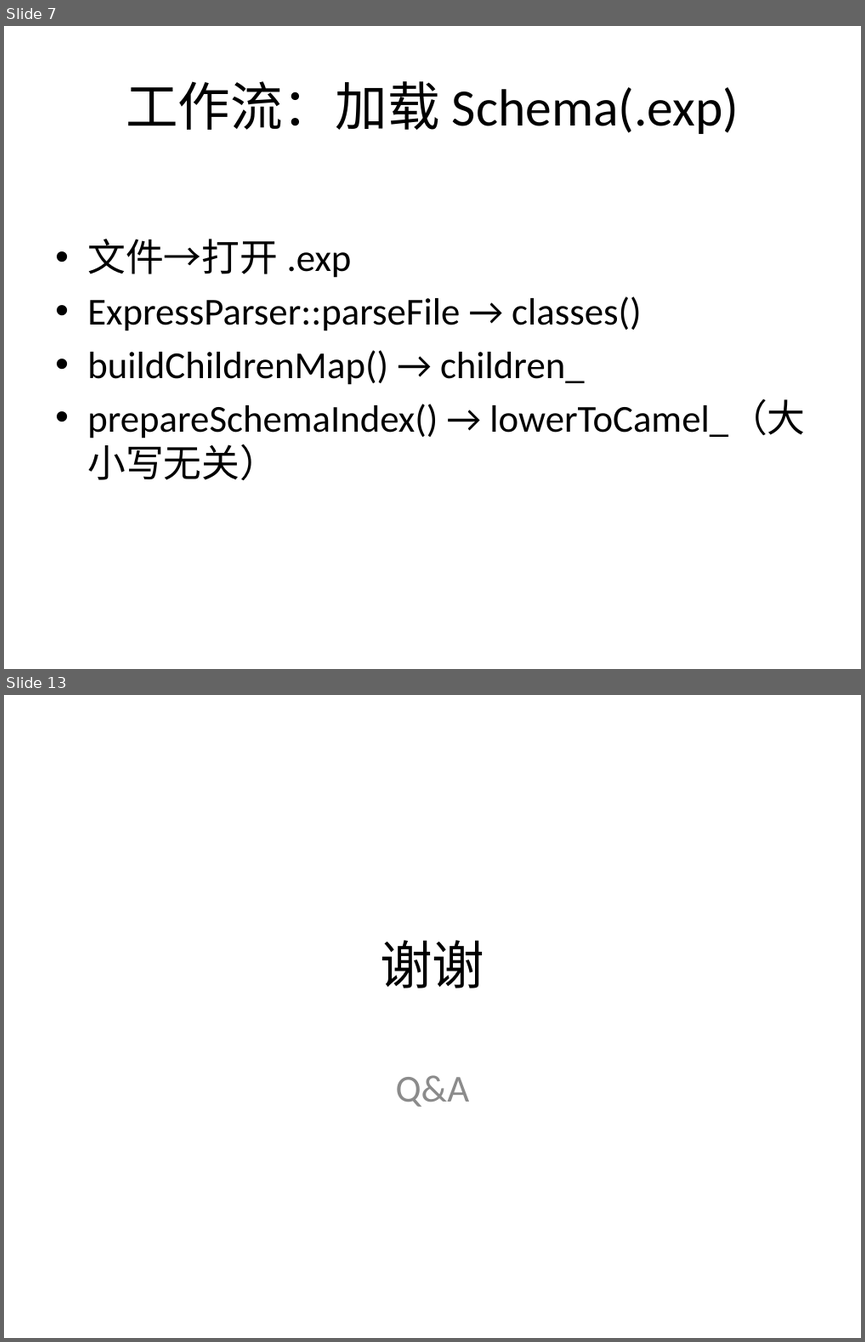
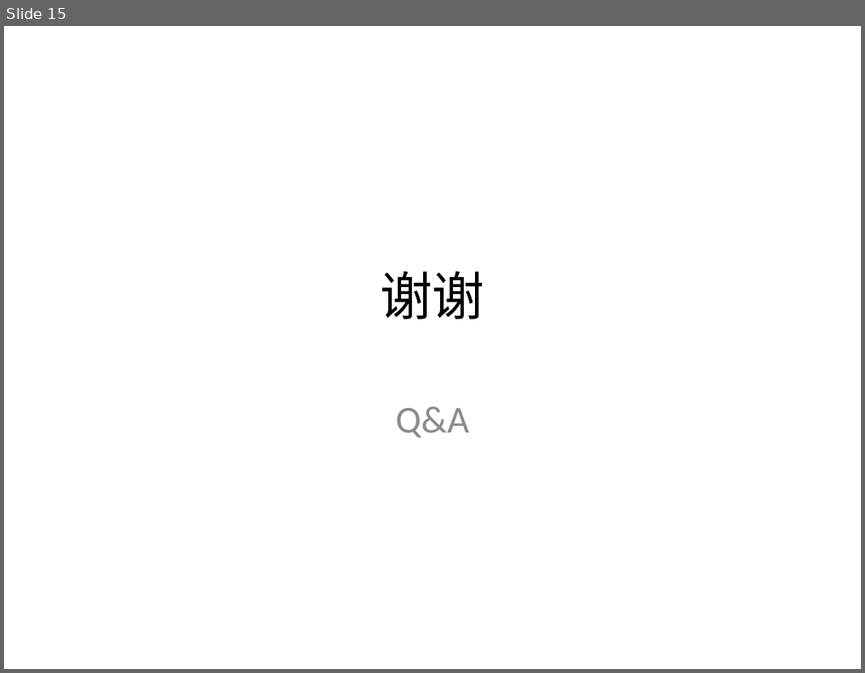
Before and after one commit to azadkong/TOT2025, a slide deck: TOT2025_presentation.pptx. Shown one above the other, each under a label of ours: slides 7 and 13 before the commit, slide 15 after it; the slides between them are not shown. The pictures are 865x1342 and 865x673 pixels, drawn with LibreOffice and Linux fonts; fonts in the diff are those of the drawing. Boxes give left, top, right and bottom in pixels: in the first picture for what was removed or moved away, otherwise in the second. Text is boxed around its words. In the diff, an @@ line names an element or a change of style, - is before the commit and + after.

```diff
--- a/TOT2025_presentation.pptx
+++ b/TOT2025_presentation.pptx
@@ slide 7 removed at box(4, 26, 861, 669), background #FFFFFF @@
@@ title removed at box(126, 81, 738, 134) @@
-工作流：加载 Schema(.exp)
@@ text removed at box(87, 238, 805, 480) @@
-• 文件→打开 .exp
-• ExpressParser::parseFile → classes()
-• buildChildrenMap() → children_
-• prepareSchemaIndex() → lowerToCamel_（大小写无关）
@@ what was slide 13 is now slide 15 @@
```
Also in this commit, not shown: 10 slides changed, 4 slides added, 1 other slide removed, 1 other file.
